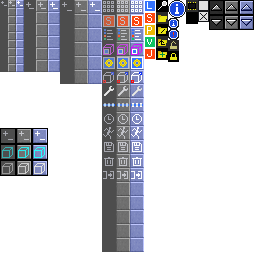
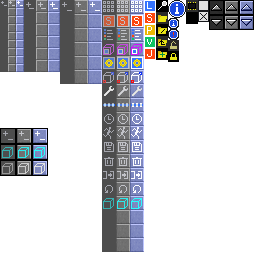
Layer changes from the first 256px x 256px image to the second:
painted on "Icons" over [left=103, top=185, right=142, bottom=209]
